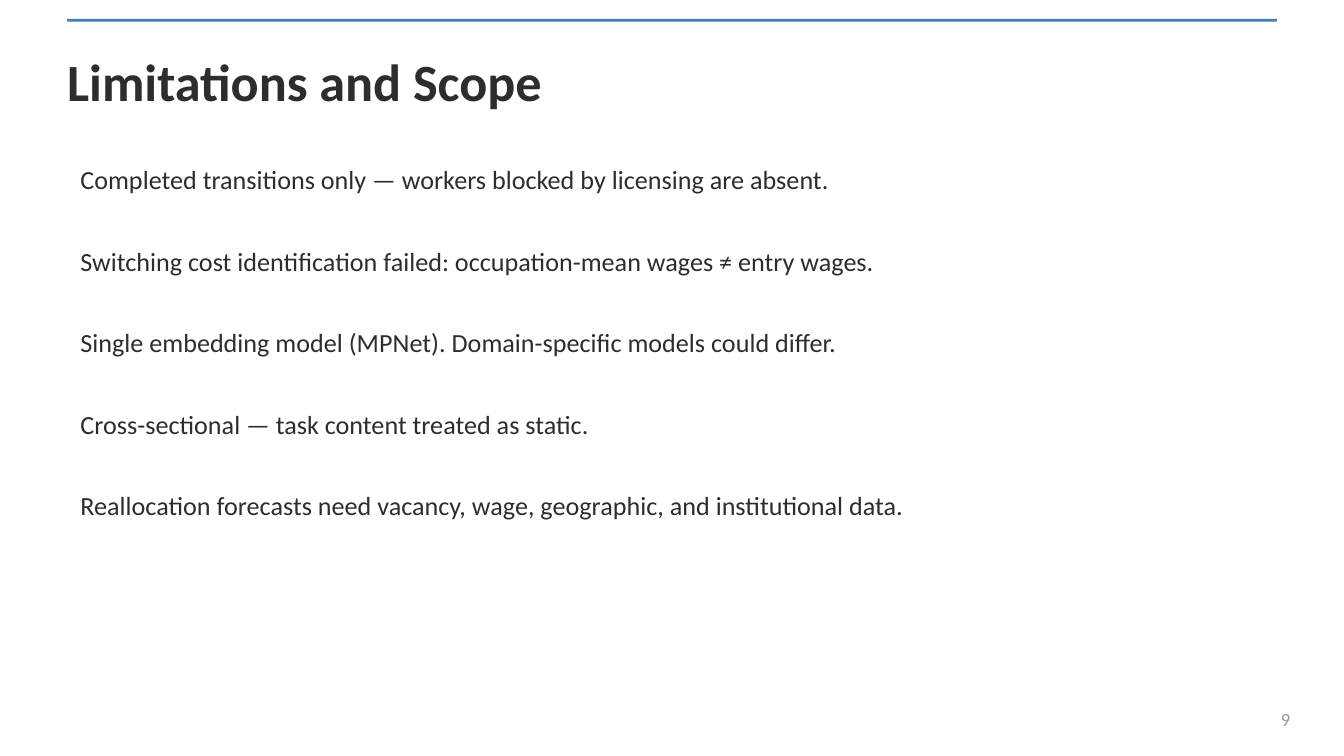
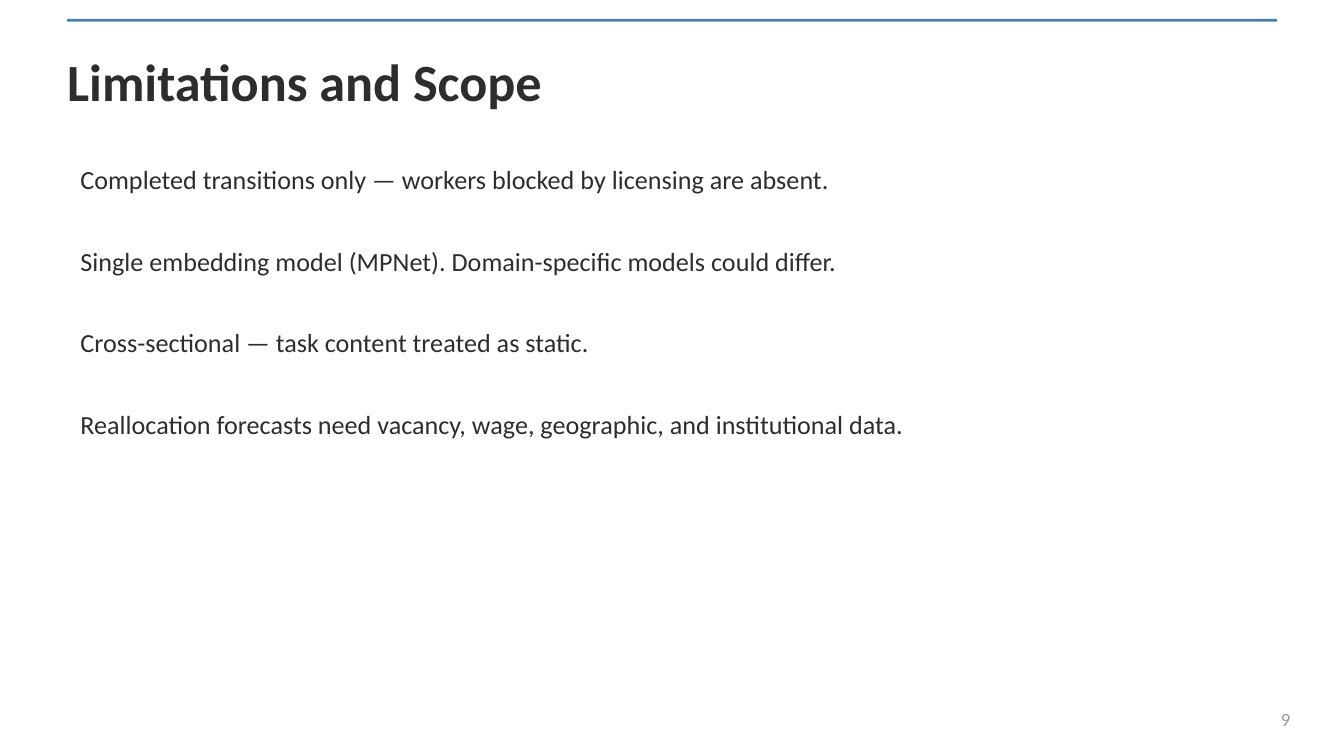
Before and after one commit to spencer2718/task-space-model, a slide deck: slide 9 of writing/presentation/task_embeddings_deck.pptx. Drawn at 1344x756 pixels with LibreOffice and Linux fonts; fonts in the diff are those of the drawing. Boxes give left, top, right and bottom in pixels: in the first picture for what was removed or moved away, otherwise in the second. Text is boxed around its words. In the diff, an @@ line names an element or a change of style, - is before the commit and + after.

```diff
--- a/writing/presentation/task_embeddings_deck.pptx
+++ b/writing/presentation/task_embeddings_deck.pptx
@@ text at box(80, 253, 873, 276): paragraph removed @@
-Switching cost identification failed: occupation-mean wages ≠ entry wages.
```
Also in this commit, not shown: 1 other file.
